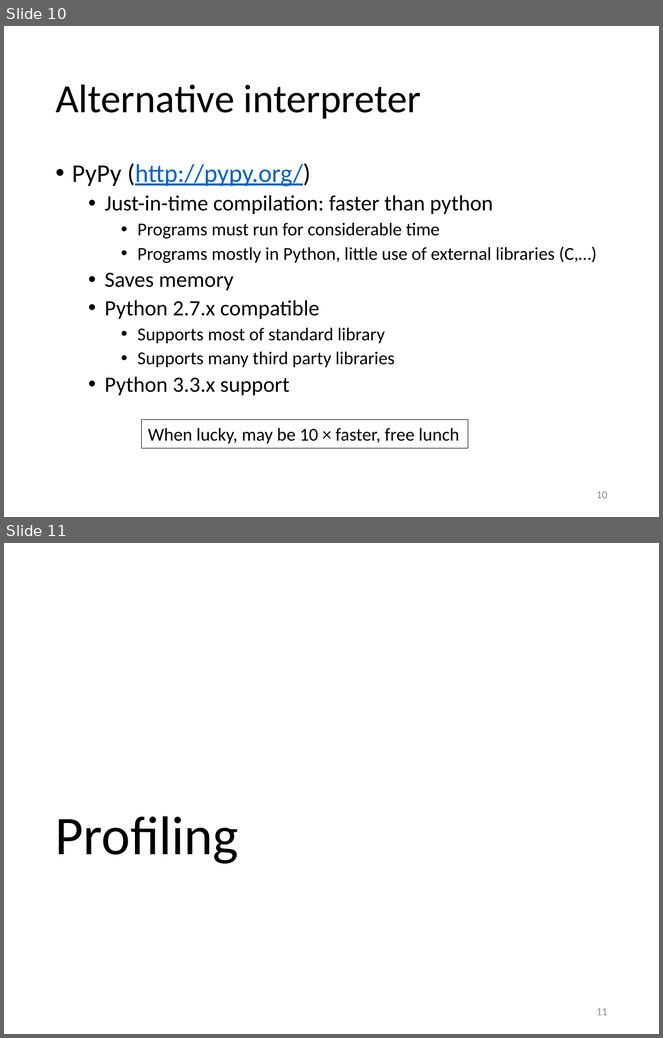
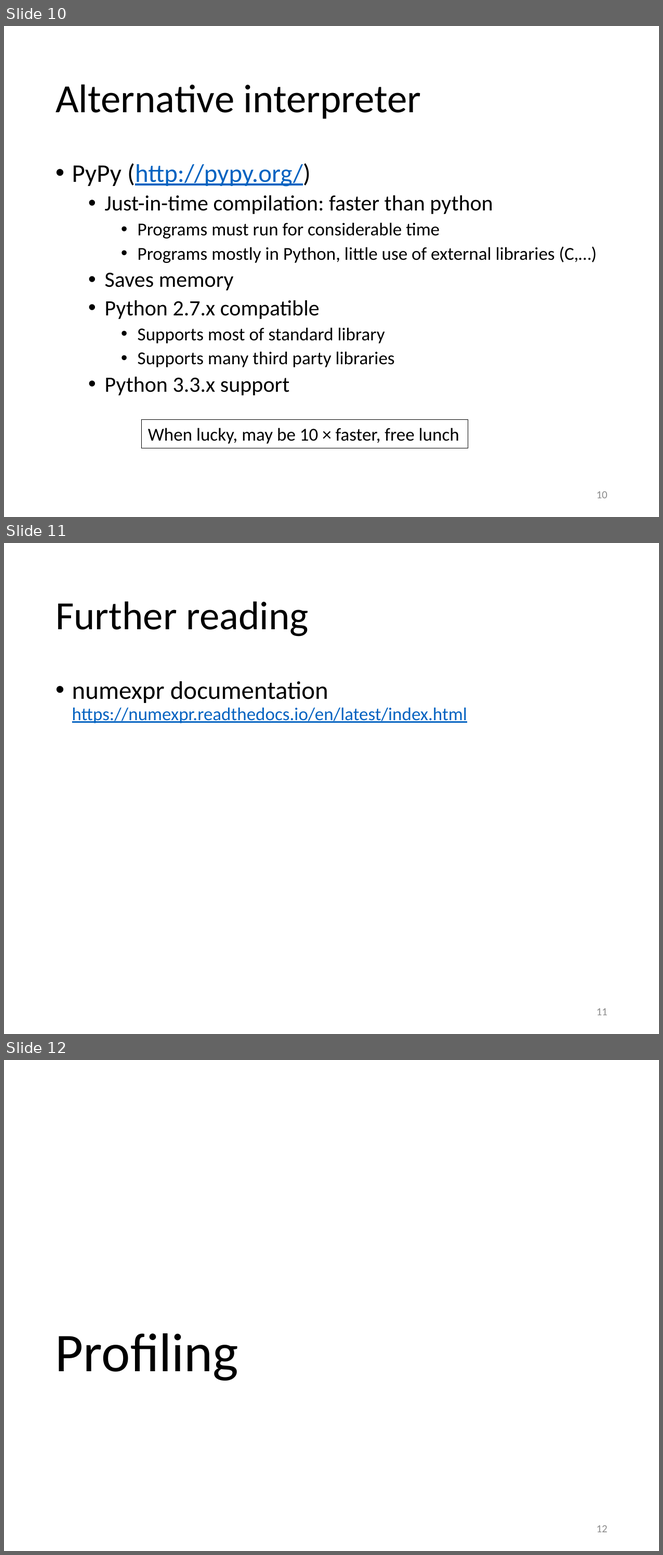
Before and after one commit to gjbex/training-material, a slide deck: Python/python_hpc.pptx. Shown one above the other, each under a label of ours: slides 10 and 11 before the commit, slides 10, 11 and 12 after it. The pictures are 663x1038 and 663x1555 pixels, drawn with LibreOffice and Linux fonts; fonts in the diff are those of the drawing. Boxes give left, top, right and bottom in pixels: in the first picture for what was removed or moved away, otherwise in the second. Text is boxed around its words. In the diff, an @@ line names an element or a change of style, - is before the commit and + after.

```diff
--- a/Python/python_hpc.pptx
+++ b/Python/python_hpc.pptx
@@ slide 11 added at <box>4,543,659,1034</box>, background #FFFFFF @@
@@ title added at <box>55,601,309,637</box>, 44 pt, text #000000 @@
+Further reading
@@ text added at <box>72,681,467,723</box>, 20 pt, text #0563C1, underline @@
+• numexpr documentation
+  https://numexpr.readthedocs.io/en/latest/index.html
@@ page number added at <box>597,1008,608,1016</box>, 12 pt, text #8C8C8C @@
+11
@@ what was slide 11 is now slide 12 @@
@@ page number at <box>597,1525,608,1533</box>: text changed @@
-11
+12
```
Also in this commit, not shown: 1 slide changed.
